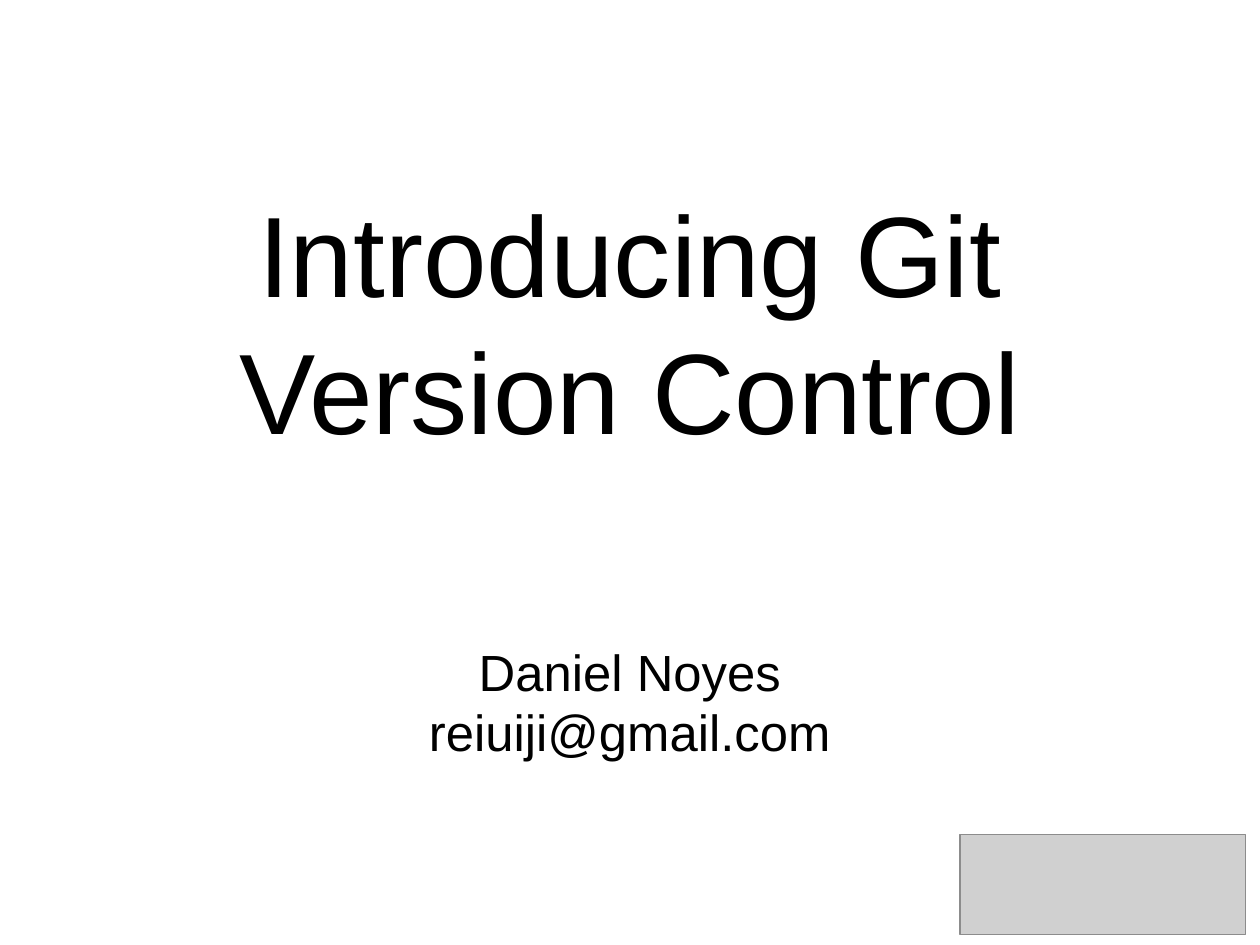
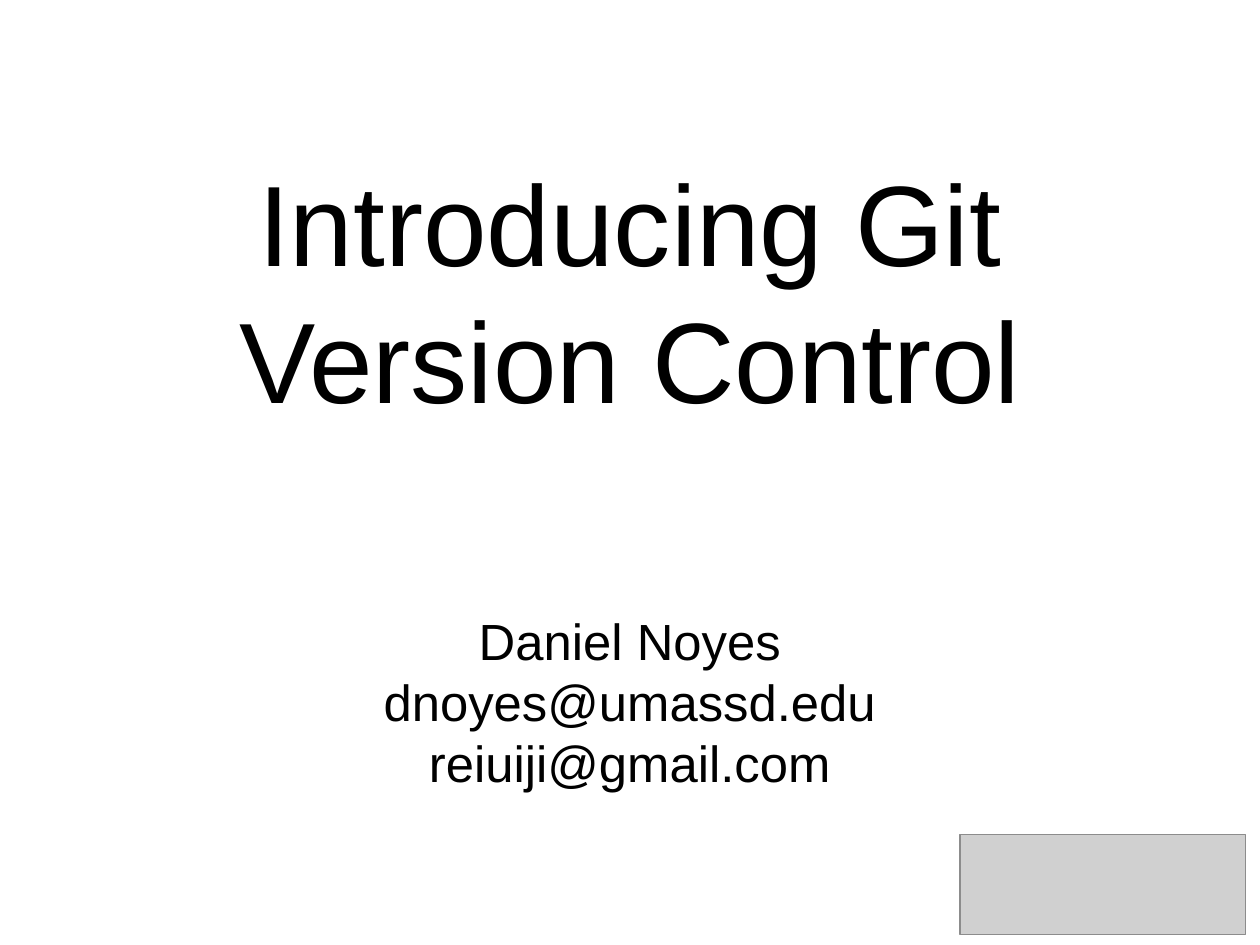
Before and after one commit to Reiuiji/Presentations, a slide deck: slide 1 of Git-Introduction/Git-Introduction.odp. Drawn at 1260x945 pixels with LibreOffice and Linux fonts; fonts in the diff are those of the drawing; grey boxes stand for pictures; background and template pictures are left out. Boxes give left, top, right and bottom in pixels: in the first picture for what was removed or moved away, otherwise in the second. Text is boxed around its words. In the diff, an @@ line names an element or a change of style, - is before the commit and + after.

Commit message:
updated presentation

```diff
--- a/Git-Introduction/Git-Introduction.odp
+++ b/Git-Introduction/Git-Introduction.odp
@@ subtitle at bbox=[384, 684, 876, 731]: paragraph added @@
+dnoyes@umassd.edu
```
